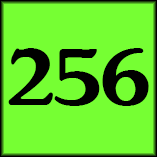
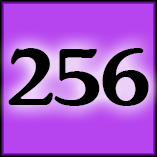
Comparing the layer stacks of the two 157px x 157px images. Changes:
painted on "Layer 1" over left=1, top=1, right=156, bottom=156
